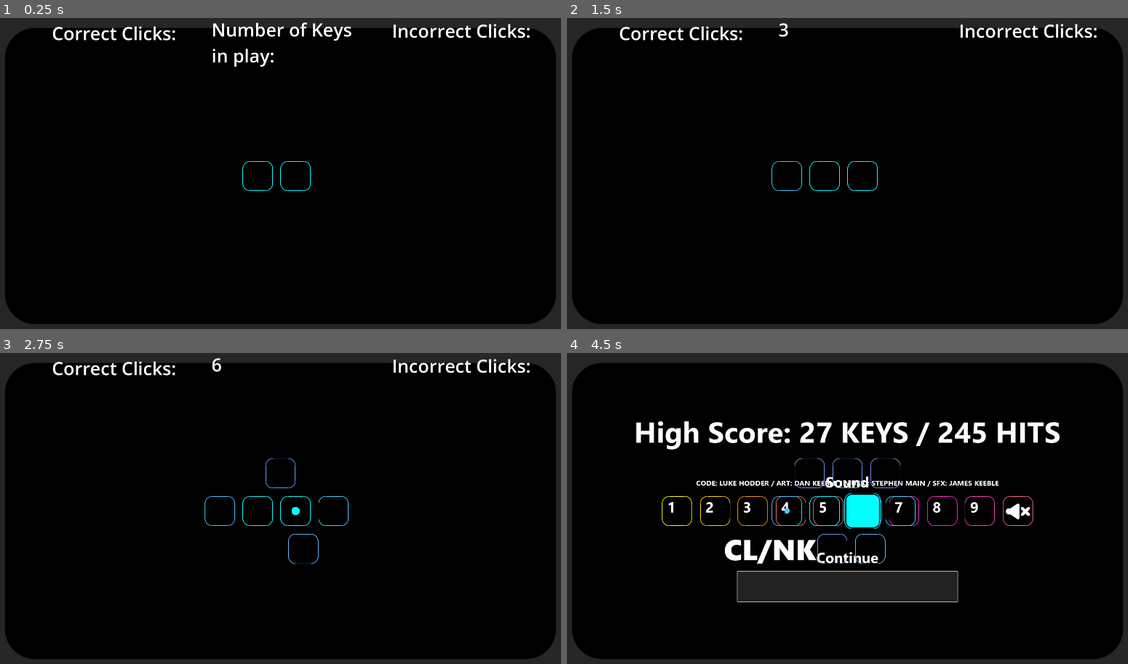
Above: before the commit, frames 1-4 (two rows, left to right).
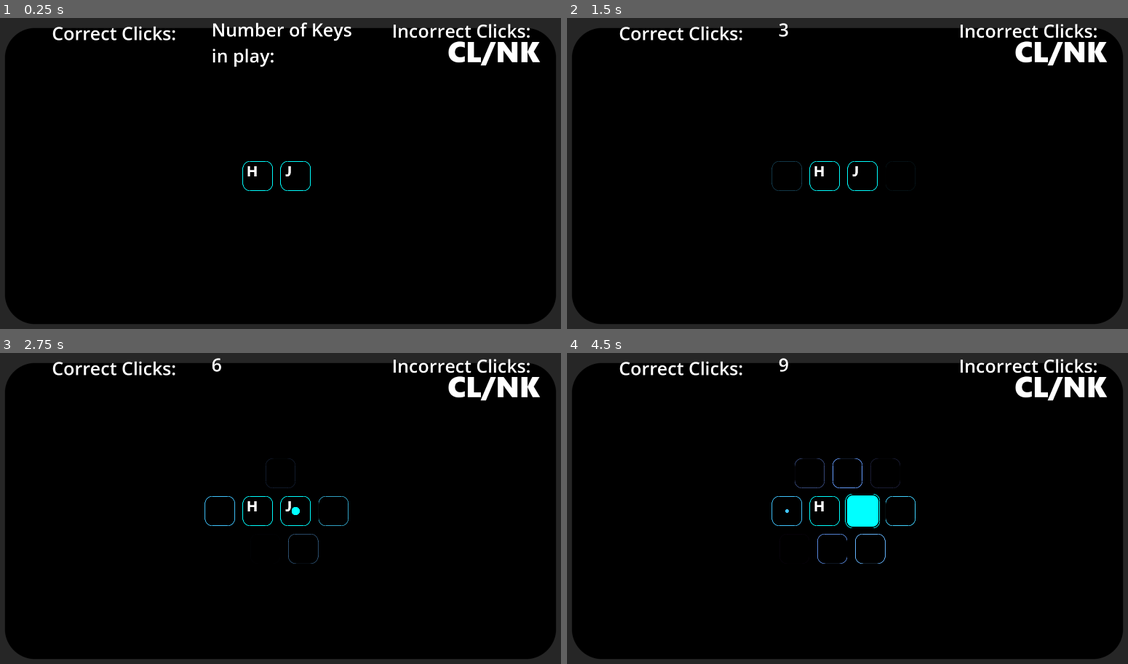
Above: after the commit, the same moments.

Repository: hedgemandan/2025-InfinityJam
Game: Godot game, scene res://Scenes/main_scene.tscn
Two runs of this game, one before a commit and one after it. Both use one fixed random seed, a clock stepped at 60 frames per second and the inputs below.
Inputs (mouse positions are in pixels of both pictures, inside the frame that each line leads up to):
- Up to frame 1 (0.25 s): no input
- Up to frame 2 (1.5 s): tap Enter at 0.5 s; tap 0 at 0.6 s; tap Space at 0.77, 1.07, 1.25 s; tap 9 at 0.8, 1.35 s
- Up to frame 3 (2.75 s): tap Space at 1.52, 1.55, 1.82, 2.1 s; tap Enter at 2 s; tap 0 at 2.3 s
- Up to frame 4 (4.5 s): tap 0 at 2.85 s; tap Space at 3.02, 3.32, 3.5, 3.77, 3.8, 4.07 s; tap 9 at 3.05, 3.6 s; tap Escape at 4.15 s; click (847, 586) at 4.25 s

The runs differ from the first frame. In frame 1, 0.7% of the frame differs, in the area x 44-97%, y 7-51%; in frame 2, 0.8%; in frame 3, 0.9%; in frame 4, 10%, in the area x 9-97%, y 1-81%.

Commit message:
Animation reversing and some menu implementation done
blah

Diff:
--- a/2_Project/RhythmQWERTY/Scenes/PopupMenu.tscn
+++ b/2_Project/RhythmQWERTY/Scenes/PopupMenu.tscn
@@ -8,6 +8,8 @@
 [ext_resource type="FontFile" uid="uid://beoiypswmi27h" path="res://Assets/Fonts/seguibl.ttf" id="5_dfv23"]
 
 [node name="PopupMenu" type="Control"]
+process_mode = 3
+z_index = 1
 layout_mode = 3
 anchors_preset = 15
 anchor_right = 1.0
@@ -16,7 +18,7 @@
 grow_vertical = 2
 script = ExtResource("1_fvsca")
 
-[node name="TextureRect" type="TextureRect" parent="."]
+[node name="Background" type="TextureRect" parent="."]
 layout_mode = 1
 anchors_preset = 8
 anchor_left = 0.5
@@ -31,48 +33,48 @@
 grow_vertical = 2
 texture = ExtResource("2_v67u6")
 
-[node name="Button1" parent="TextureRect" instance=ExtResource("3_v67u6")]
+[node name="Button1" parent="Background" instance=ExtResource("3_v67u6")]
 modulate = Color(1, 1, 0, 1)
 self_modulate = Color(1, 1, 0, 1)
 position = Vector2(397, 540)
 
-[node name="Button2" parent="TextureRect" instance=ExtResource("3_v67u6")]
+[node name="Button2" parent="Background" instance=ExtResource("3_v67u6")]
 modulate = Color(1, 0.831373, 0, 1)
 position = Vector2(523, 540)
 
-[node name="Button3" parent="TextureRect" instance=ExtResource("3_v67u6")]
+[node name="Button3" parent="Background" instance=ExtResource("3_v67u6")]
 modulate = Color(1, 0.592157, 0.0509804, 1)
 position = Vector2(647, 540)
 
-[node name="Button4" parent="TextureRect" instance=ExtResource("3_v67u6")]
+[node name="Button4" parent="Background" instance=ExtResource("3_v67u6")]
 modulate = Color(1, 0.415686, 0.301961, 1)
 position = Vector2(773, 540)
 
-[node name="Button5" parent="TextureRect" instance=ExtResource("3_v67u6")]
+[node name="Button5" parent="Background" instance=ExtResource("3_v67u6")]
 modulate = Color(1, 0.301961, 0.552941, 1)
 position = Vector2(897, 540)
 
-[node name="Button6" parent="TextureRect" instance=ExtResource("3_v67u6")]
+[node name="Button6" parent="Background" instance=ExtResource("3_v67u6")]
 modulate = Color(1, 0.2, 0.811765, 1)
 position = Vector2(1023, 540)
 
-[node name="Button7" parent="TextureRect" instance=ExtResource("3_v67u6")]
+[node name="Button7" parent="Background" instance=ExtResource("3_v67u6")]
 modulate = Color(1, 0.152941, 0.882353, 1)
 position = Vector2(1147, 540)
 
-[node name="Button8" parent="TextureRect" instance=ExtResource("3_v67u6")]
+[node name="Button8" parent="Background" instance=ExtResource("3_v67u6")]
 modulate = Color(1, 0.152941, 0.8, 1)
 position = Vector2(1273, 540)
 
-[node name="Button9" parent="TextureRect" instance=ExtResource("3_v67u6")]
+[node name="Button9" parent="Background" instance=ExtResource("3_v67u6")]
 modulate = Color(1, 0.25098, 0.698039, 1)
 position = Vector2(1397, 540)
 
-[node name="ButtonMute" parent="TextureRect" instance=ExtResource("3_v67u6")]
+[node name="Button0" parent="Background" instance=ExtResource("3_v67u6")]
 modulate = Color(1, 0.4, 0.513726, 1)
 position = Vector2(1523, 540)
 
-[node name="Label" type="Label" parent="TextureRect"]
+[node name="Label" type="Label" parent="Background"]
 layout_mode = 0
 offset_left = 365.0
 offset_top = 493.0
@@ -82,7 +84,7 @@
 theme_override_font_sizes/font_size = 48
 text = "1"
 
-[node name="Label2" type="Label" parent="TextureRect"]
+[node name="Label2" type="Label" parent="Background"]
 layout_mode = 0
 offset_left = 491.0
 offset_top = 493.0
@@ -92,7 +94,7 @@
 theme_override_font_sizes/font_size = 48
 text = "2"
 
-[node name="Label3" type="Label" parent="TextureRect"]
+[node name="Label3" type="Label" parent="Background"]
 layout_mode = 0
 offset_left = 615.0
 offset_top = 493.0
@@ -102,7 +104,7 @@
 theme_override_font_sizes/font_size = 48
 text = "3"
 
-[node name="Label4" type="Label" parent="TextureRect"]
+[node name="Label4" type="Label" parent="Background"]
 layout_mode = 0
 offset_left = 741.0
 offset_top = 493.0
@@ -112,7 +114,7 @@
 theme_override_font_sizes/font_size = 48
 text = "4"
 
-[node name="Label5" type="Label" parent="TextureRect"]
+[node name="Label5" type="Label" parent="Background"]
 layout_mode = 0
 offset_left = 865.0
 offset_top = 493.0
@@ -122,7 +124,7 @@
 theme_override_font_sizes/font_size = 48
 text = "5"
 
-[node name="Label6" type="Label" parent="TextureRect"]
+[node name="Label6" type="Label" parent="Background"]
 layout_mode = 0
 offset_left = 991.0
 offset_top = 493.0
@@ -132,7 +134,7 @@
 theme_override_font_sizes/font_size = 48
 text = "6"
 
-[node name="Label7" type="Label" parent="TextureRect"]
+[node name="Label7" type="Label" parent="Background"]
 layout_mode = 0
 offset_left = 1115.0
 offset_top = 493.0
@@ -142,7 +144,7 @@
 theme_override_font_sizes/font_size = 48
 text = "7"
 
-[node name="Label8" type="Label" parent="TextureRect"]
+[node name="Label8" type="Label" parent="Background"]
 layout_mode = 0
 offset_left = 1241.0
 offset_top = 493.0
@@ -152,7 +154,7 @@
 theme_override_font_sizes/font_size = 48
 text = "8"
 
-[node name="Label9" type="Label" parent="TextureRect"]
+[node name="Label9" type="Label" parent="Background"]
 layout_mode = 0
 offset_left = 1365.0
 offset_top = 493.0
@@ -162,7 +164,7 @@
 theme_override_font_sizes/font_size = 48
 text = "9"
 
-[node name="MuteIcon" type="TextureRect" parent="TextureRect"]
+[node name="MuteIcon" type="TextureRect" parent="Background"]
 layout_mode = 0
 offset_left = 1483.0
 offset_top = 515.0
@@ -170,7 +172,7 @@
 offset_bottom = 567.0
 texture = ExtResource("5_1i0dd")
 
-[node name="Continue" type="Button" parent="TextureRect"]
+[node name="Continue" type="Button" parent="Background"]
 custom_minimum_size = Vector2(10, 10)
 layout_mode = 2
 offset_left = 597.0
@@ -250,4 +252,4 @@
 text = "CL/NK"
 horizontal_alignment = 2
 
-[connection signal="pressed" from="TextureRect/Continue" to="." method="_on_continue_pressed"]
+[connection signal="pressed" from="Background/Continue" to="." method="_on_continue_pressed"]
--- a/2_Project/RhythmQWERTY/Scenes/button.tscn
+++ b/2_Project/RhythmQWERTY/Scenes/button.tscn
@@ -415,6 +415,18 @@
 "transitions": PackedFloat32Array(1),
 "update": 0,
 "values": [Vector2(0, -49)]
+}
+tracks/34/type = "value"
+tracks/34/imported = false
+tracks/34/enabled = true
+tracks/34/path = NodePath("Skeleton2D/Outline:modulate")
+tracks/34/interp = 1
+tracks/34/loop_wrap = true
+tracks/34/keys = {
+"times": PackedFloat32Array(0),
+"transitions": PackedFloat32Array(1),
+"update": 0,
+"values": [Color(1, 1, 1, 1)]
 }
 
 [sub_resource type="Animation" id="Animation_edukx"]
@@ -876,6 +888,18 @@
 "update": 0,
 "values": [1.5708]
 }
+tracks/38/type = "value"
+tracks/38/imported = false
+tracks/38/enabled = true
+tracks/38/path = NodePath("Skeleton2D/Outline:modulate")
+tracks/38/interp = 1
+tracks/38/loop_wrap = true
+tracks/38/keys = {
+"times": PackedFloat32Array(0),
+"transitions": PackedFloat32Array(1),
+"update": 0,
+"values": [Color(1, 1, 1, 1)]
+}
 
 [sub_resource type="Animation" id="Animation_c4mwi"]
 resource_name = "Grow_Menu"
@@ -1335,6 +1359,30 @@
 "update": 0,
 "values": [1.5708]
 }
+tracks/38/type = "value"
+tracks/38/imported = false
+tracks/38/enabled = true
+tracks/38/path = NodePath("Skeleton2D/Outline:modulate")
+tracks/38/interp = 1
+tracks/38/loop_wrap = true
+tracks/38/keys = {
+"times": PackedFloat32Array(0),
+"transitions": PackedFloat32Array(1),
+"update": 0,
+"values": [Color(1, 1, 1, 1)]
+}
+tracks/39/type = "value"
+tracks/39/imported = false
+tracks/39/enabled = true
+tracks/39/path = NodePath("Skeleton2D:modulate")
+tracks/39/interp = 1
+tracks/39/loop_wrap = true
+tracks/39/keys = {
+"times": PackedFloat32Array(0),
+"transitions": PackedFloat32Array(1),
+"update": 0,
+"values": [Color(1, 1, 1, 1)]
+}
 
 [sub_resource type="Animation" id="Animation_svtet"]
 length = 0.001
@@ -1842,9 +1890,50 @@
 "update": 0,
 "values": [1.5708]
 }
+tracks/42/type = "value"
+tracks/42/imported = false
+tracks/42/enabled = true
+tracks/42/path = NodePath("Skeleton2D/Outline:modulate")
+tracks/42/interp = 1
+tracks/42/loop_wrap = true
+tracks/42/keys = {
+"times": PackedFloat32Array(0),
+"transitions": PackedFloat32Array(1),
+"update": 0,
+"values": [Color(1, 1, 1, 0)]
+}
+tracks/43/type = "value"
+tracks/43/imported = false
+tracks/43/enabled = true
+tracks/43/path = NodePath("Skeleton2D:modulate")
+tracks/43/interp = 1
+tracks/43/loop_wrap = true
+tracks/43/keys = {
+"times": PackedFloat32Array(0),
+"transitions": PackedFloat32Array(1),
+"update": 0,
+"values": [Color(1, 1, 1, 1)]
+}
+
+[sub_resource type="Animation" id="Animation_ur6nl"]
+resource_name = "Appear"
+length = 2.0
+tracks/0/type = "value"
+tracks/0/imported = false
+tracks/0/enabled = true
+tracks/0/path = NodePath("Skeleton2D/Outline:modulate")
+tracks/0/interp = 1
+tracks/0/loop_wrap = true
+tracks/0/keys = {
+"times": PackedFloat32Array(0, 2),
+"transitions": PackedFloat32Array(1.75, 1),
+"update": 0,
+"values": [Color(1, 1, 1, 0), Color(1, 1, 1, 1)]
+}
 
 [sub_resource type="AnimationLibrary" id="AnimationLibrary_c4mwi"]
 _data = {
+&"Appear": SubResource("Animation_ur6nl"),
 &"Empty": SubResource("Animation_nrk2b"),
 &"Grow": SubResource("Animation_edukx"),
 &"Grow_Menu": SubResource("Animation_c4mwi"),
@@ -1857,6 +1946,7 @@
 [node name="Skeleton2D" type="Skeleton2D" parent="."]
 
 [node name="Outline" type="Bone2D" parent="Skeleton2D"]
+modulate = Color(1, 1, 1, 0)
 rest = Transform2D(1, 0, 0, 1, 0, 0)
 auto_calculate_length_and_angle = false
 length = 51.6188
@@ -1876,7 +1966,7 @@
 [node name="Circle1" type="Bone2D" parent="Skeleton2D/Outline/OutlineCurve1"]
 visible = false
 position = Vector2(36.5, 36.5)
-rest = Transform2D(1, 0, 0, 1, 11.5, 11.5)
+rest = Transform2D(1, 0, 0, 1, 36.5, 36.5)
 auto_calculate_length_and_angle = false
 length = 16.0
 bone_angle = 0.0
@@ -1897,7 +1987,7 @@
 [node name="Circle2" type="Bone2D" parent="Skeleton2D/Outline/OutlineCurve2"]
 visible = false
 position = Vector2(-36.5, 36.5)
-rest = Transform2D(1, 0, 0, 1, -11.5, 11.5)
+rest = Transform2D(1, 0, 0, 1, -36.5, 36.5)
 auto_calculate_length_and_angle = false
 length = 16.0
 bone_angle = 0.0
@@ -1919,7 +2009,7 @@
 [node name="Circle3" type="Bone2D" parent="Skeleton2D/Outline/OutlineCurve3"]
 visible = false
 position = Vector2(36.5, -36.5)
-rest = Transform2D(1, 0, 0, 1, 11.5, -11.5)
+rest = Transform2D(1, 0, 0, 1, 36.5, -36.5)
 auto_calculate_length_and_angle = false
 length = 16.0
 bone_angle = 0.0
@@ -1941,7 +2031,7 @@
 [node name="Circle4" type="Bone2D" parent="Skeleton2D/Outline/OutlineCurve4"]
 visible = false
 position = Vector2(-36.5, -36.5)
-rest = Transform2D(1, 0, 0, 1, -11.5, -11.5)
+rest = Transform2D(1, 0, 0, 1, -36.5, -36.5)
 auto_calculate_length_and_angle = false
 length = 16.0
 bone_angle = 0.0
--- a/2_Project/RhythmQWERTY/Scenes/main_scene.tscn
+++ b/2_Project/RhythmQWERTY/Scenes/main_scene.tscn
@@ -7,6 +7,8 @@
 [ext_resource type="Texture2D" uid="uid://bexst5sff3hj6" path="res://Assets/Final Assets/Background_V01.png" id="4_maf8m"]
 [ext_resource type="AudioStream" uid="uid://cjxx3k783m1mp" path="res://Assets/SFX/powerDown_000.ogg" id="5_iacmt"]
 [ext_resource type="AudioStream" uid="uid://b2q0g5he7dkr7" path="res://Assets/Music/Loop Jam Actually Fcking Working.mp3" id="6_6ev3c"]
+[ext_resource type="FontFile" uid="uid://cg4fnpma8w0ih" path="res://Assets/Fonts/segoeuib.ttf" id="7_huasi"]
+[ext_resource type="FontFile" uid="uid://beoiypswmi27h" path="res://Assets/Fonts/seguibl.ttf" id="8_m1efj"]
 
 [node name="MainScene" type="Node2D"]
 script = ExtResource("1_6l7je")
@@ -247,5 +249,28 @@
 text = "Number of Keys
 in play:"
 
+[node name="Starting Letter Labels" type="Label" parent="."]
+offset_left = 848.0
+offset_top = 489.0
+offset_right = 998.0
+offset_bottom = 554.0
+theme_override_fonts/font = ExtResource("7_huasi")
+theme_override_font_sizes/font_size = 48
+text = "H       J"
+
+[node name="Game Title" type="Label" parent="."]
+anchors_preset = 1
+anchor_left = 1.0
+anchor_right = 1.0
+offset_left = 1465.0
+offset_top = 60.0
+offset_right = 1815.0
+offset_bottom = 204.0
+grow_horizontal = 0
+theme_override_fonts/font = ExtResource("8_m1efj")
+theme_override_font_sizes/font_size = 96
+text = "CL/NK"
+horizontal_alignment = 2
+
 [node name="Music" type="AudioStreamPlayer2D" parent="."]
 stream = ExtResource("6_6ev3c")
--- a/2_Project/RhythmQWERTY/Scripts/button.gd
+++ b/2_Project/RhythmQWERTY/Scripts/button.gd
@@ -5,20 +5,36 @@
 	pass
 	#modulate.a = 0
 
+func appear_anim():
+	var anim_player = $AnimationPlayer
+	$AnimationPlayer.speed_scale = 1
+	if self.visible:
+		anim_player.play("Appear")
 
 func grow_anim():
 	var anim_player = $AnimationPlayer
+	$AnimationPlayer.speed_scale = 1
 	if self.visible:
 		anim_player.play("Grow")
 
 		#var tween = create_tween()
 		#tween.tween_property(self, "modulate:a", 1.0, 1.5)
 		#flag = 0
+func shrink_anim():
+	var anim_player = $AnimationPlayer
+	$AnimationPlayer.speed_scale = -4
 
 func empty_anim():
 	var anim_player = $AnimationPlayer
+	$AnimationPlayer.speed_scale = 1
 	if self.visible:
 		anim_player.play("Empty")
+
+func grow_menu_anim():
+	var anim_player = $AnimationPlayer
+	$AnimationPlayer.speed_scale = 1
+	if self.visible:
+		anim_player.play("Grow_Menu")
 
 #
 #when q is pressed
--- a/2_Project/RhythmQWERTY/Scripts/global.gd
+++ b/2_Project/RhythmQWERTY/Scripts/global.gd
@@ -5,6 +5,7 @@
 var clickablebuttons = []
 var correcthits = 0
 var incorrecthits = 0
+var volume = 6
 #var spawnrate = 0
 var lukesvariable = []
 
--- a/2_Project/RhythmQWERTY/Scripts/main_scene.gd
+++ b/2_Project/RhythmQWERTY/Scripts/main_scene.gd
@@ -69,6 +69,8 @@
 
 
 func _ready():
+	buttons_data["Button1"]["Node"].empty_anim() #Makes starting button appear visible
+	buttons_data["Button2"]["Node"].empty_anim() #Makes starting button appear visible
 	start_newbuttonspawn_timer()
 	start_buttoncharge_timer()
 	Music.play()
@@ -112,7 +114,7 @@
 					global.clickablebuttons.erase(button_node)
 					global.correcthits += 1
 					correct_clicks.text = str(global.correcthits)
-					button_node.empty_anim()
+					button_node.shrink_anim()
 				else:
 					SFXIncorrectPress.play()
 					start_death_timer()
@@ -138,9 +140,12 @@
 ## Popup Menu function Pt. 2
 func toggle_popup():
 	if popup_instance:
-		popup_instance.queue_free()
-		popup_instance = null
-	else:
+		pass
+		#get_tree().paused = false
+		#popup_instance.queue_free()
+		#popup_instance = null
+	else:
+		get_tree().paused = true
 		popup_instance = popup_menu.instantiate()
 		add_child(popup_instance)
 		popup_instance.global_position = get_viewport_rect().size / 2 - popup_instance.size / 2
@@ -160,10 +165,9 @@
 	if global.gamestep >= 47:
 		pass
 	else:
-		#var adjustedgamestep = (global.gamestep + 2)
-		var gamestepstring = "Button" + str(global.gamestep + 2) #concatenate
+		var gamestepstring = "Button" + str(global.gamestep + 3) #concatenate. Buttons 1 + 2 are already showing
 		buttons_data[gamestepstring]["Node"].show()
-		#button_array[global.gamestep + 2].show()
+		buttons_data[gamestepstring]["Node"].appear_anim()
 		global.numberoffbuttonsvisible += 1
 		keys_unlocked.text = str(global.numberoffbuttonsvisible - 1)
 		global.gamestep += 1
--- a/2_Project/RhythmQWERTY/Scripts/popup_menu.gd
+++ b/2_Project/RhythmQWERTY/Scripts/popup_menu.gd
@@ -2,16 +2,28 @@
 
 @onready var score: Label = $Score
 
-# Freeze controls to the main game
+func _ready():
+	for i in range(10):
+		var button = $Background.get_node("Button%d" % i)
+		button.empty_anim()
+	var currentVolume = $Background.get_node("Button%d" % global.volume)
+	print(currentVolume)
+	currentVolume.grow_menu_anim()
 
 # Change score label
 
-# Change volume to the current game volume
-
 # Code for changing the volume
 
-#func _on_continue_pressed():
-	#global.gamestep = 0
-	#global.numberoffbuttonsvisible = 0
+func _input(event):
+	if event is InputEventKey and event.is_pressed():
+		if event.keycode >= KEY_0 and event.keycode <= KEY_9:
+			print("Number key pressed:", event.keycode - KEY_0)
+		if event.keycode == KEY_ESCAPE or event.keycode == KEY_SPACE:
+			unpause()
 
-## Make sure key bindings to volume buttons don't press buttons in the game - freeze controls?
+func _on_continue_pressed():
+	unpause()
+
+func unpause():
+	get_tree().paused = false
+	queue_free()
Not shown: 1 places in 2_Project/RhythmQWERTY/Scenes/button.tscn that only renumber resources
Not shown: 1 places in 2_Project/RhythmQWERTY/Scenes/main_scene.tscn that only renumber resources
